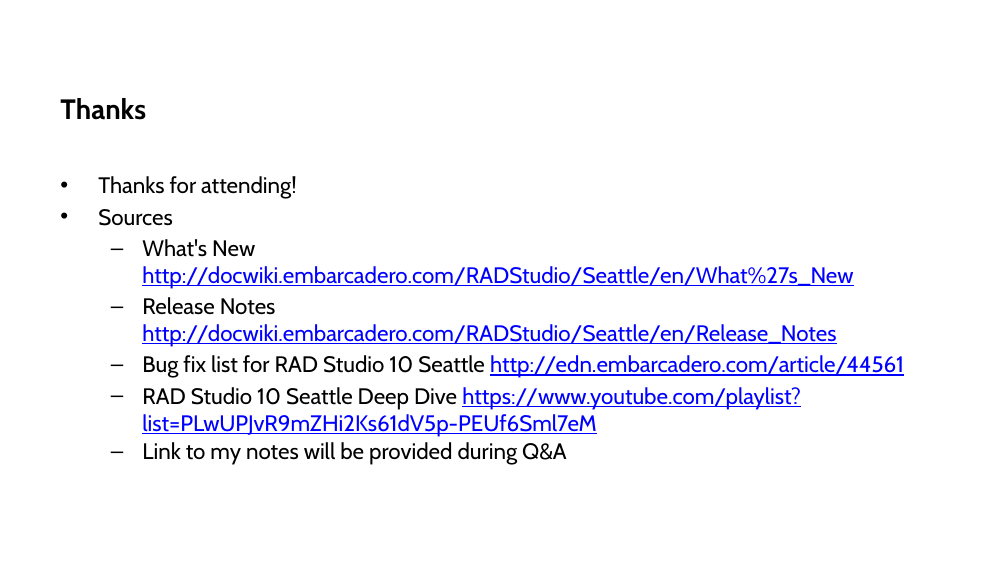
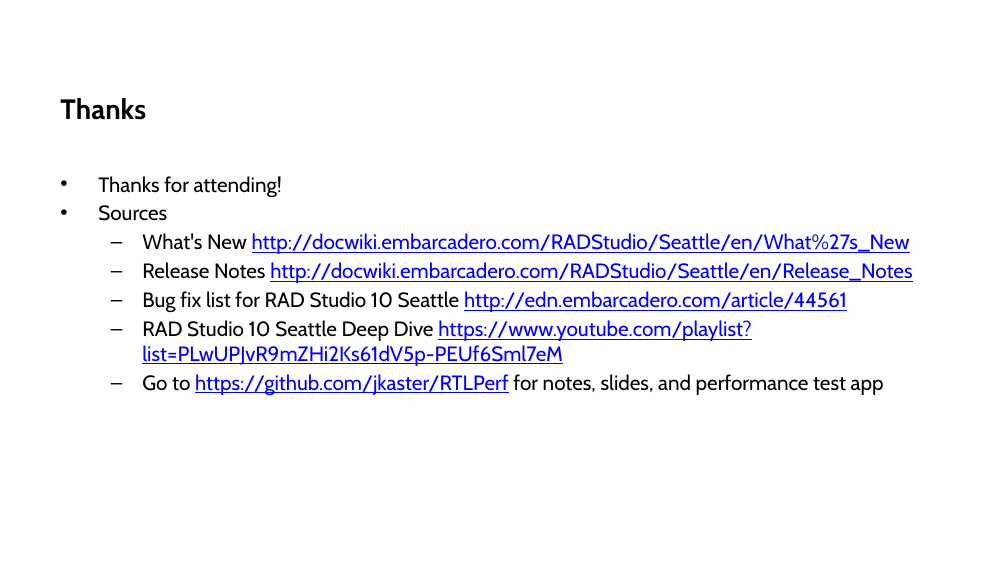
Before and after one commit to jkaster/RTLPerf, a slide deck: slide 37 of CodeRageX - RTL Deep Dive - John Kaster.pptx (slide 36 before the commit). Drawn at 1008x567 pixels with LibreOffice and Linux fonts; fonts in the diff are those of the drawing; background and template pictures are left out. Boxes give left, top, right and bottom in pixels: in the first picture for what was removed or moved away, otherwise in the second. Text is boxed around its words. In the diff, an @@ line names an element or a change of style, - is before the commit and + after.

```diff
--- a/CodeRageX - RTL Deep Dive - John Kaster.pptx
+++ b/CodeRageX - RTL Deep Dive - John Kaster.pptx
@@ text at <box>98,176,912,366</box>: size 16 to 14.8 pt in "Thanks for attending!", "Sources", "What's New http://docwiki.embarcadero.com/RADStudio/Seattle/ ...", "Release Notes http://docwiki.embarcadero.com/RADStudio/Seatt ..." and 2 more places @@
@@ text at <box>142,374,884,395</box>: text changed; size 16 to 14.8 pt @@
-  – Link to my notes will be provided during Q&A
+  – Go to https://github.com/jkaster/RTLPerf for notes, slides, and performance test app
```
Also in this commit, not shown: 1 slide added, 1 other file.
